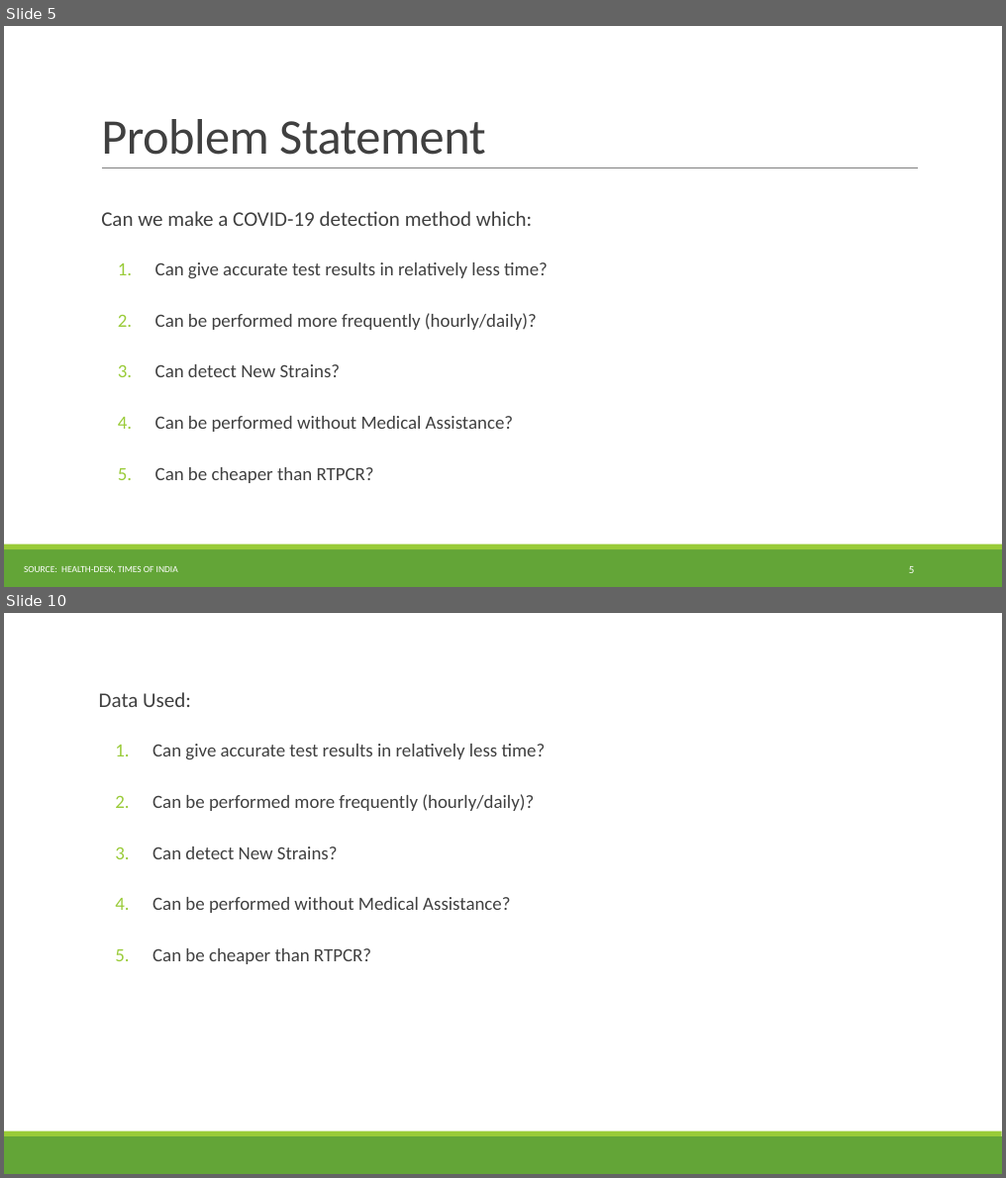
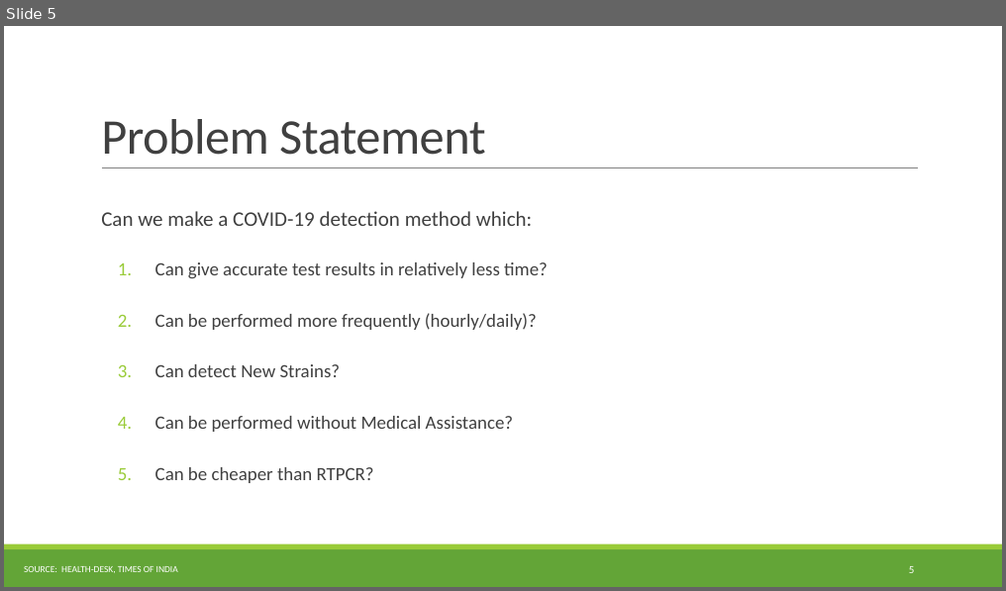
Before and after one commit to HimanshuKGP007/COV_Project, a slide deck: BTP_Files/PPT/BTP Presentation.pptx. Shown one above the other, each under a label of ours: slides 5 and 10 before the commit, slide 5 after it; the slides between them are not shown. The pictures are 1006x1178 and 1006x591 pixels, drawn with LibreOffice and Linux fonts; fonts in the diff are those of the drawing. Boxes give left, top, right and bottom in pixels: in the first picture for what was removed or moved away, otherwise in the second. Text is boxed around its words. In the diff, an @@ line names an element or a change of style, - is before the commit and + after.

```diff
--- a/BTP_Files/PPT/BTP Presentation.pptx
+++ b/BTP_Files/PPT/BTP Presentation.pptx
@@ slide 10 removed at [4,613,1002,1174], background #FFFFFF; not listed: 2 template elements that a slide beside it also shows @@
@@ text removed at [99,692,546,964] @@
-  Data Used:
-  1. Can give accurate test results in relatively less time?
-  2. Can be performed more frequently (hourly/daily)?
-  3. Can detect New Strains?
-  4. Can be performed without Medical Assistance?
-  5. Can be cheaper than RTPCR?
```
Also in this commit, not shown: 6 slides changed, 13 slides added, 3 other slides removed, 9 other files.
